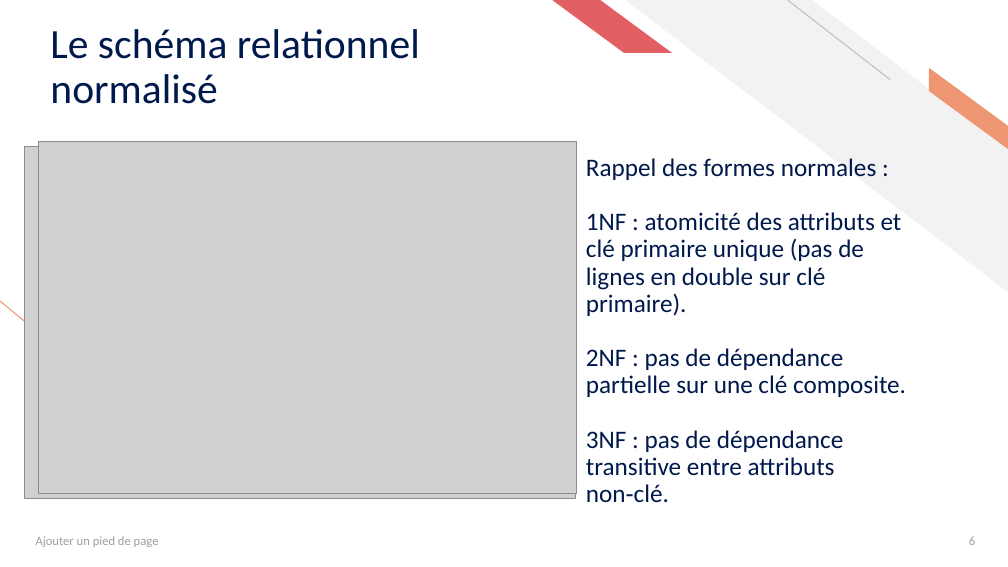
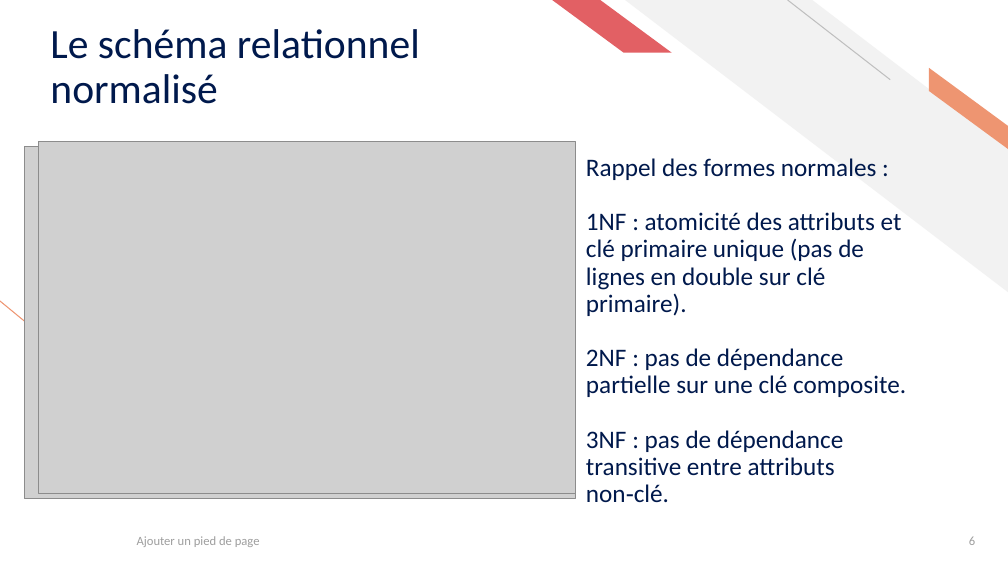
Before and after one commit to ziedbelhocine/Cours-OC, a slide deck: slide 6 of Data_Analyst/Projet_5/Présentation_P5+DA.pptx. Drawn at 1008x567 pixels with LibreOffice and Linux fonts; fonts in the diff are those of the drawing; grey boxes stand for pictures. Boxes give left, top, right and bottom in pixels: in the first picture for what was removed or moved away, otherwise in the second. Text is boxed around its words. In the diff, an @@ line names an element or a change of style, - is before the commit and + after.

```diff
--- a/Data_Analyst/Projet_5/Présentation_P5+DA.pptx
+++ b/Data_Analyst/Projet_5/Présentation_P5+DA.pptx
@@ text "Ajouter un pied de page" at [137, 536, 260, 547]: alignment left to centre @@
```
Also in this commit, not shown: 18 other slides changed, 5 other files.
